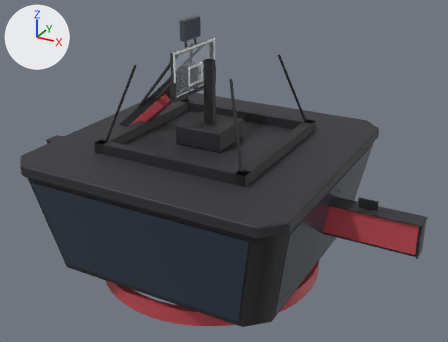
Renders of the glTF model src/ui/live/court3d/models/arena.glb from each side of a commit.
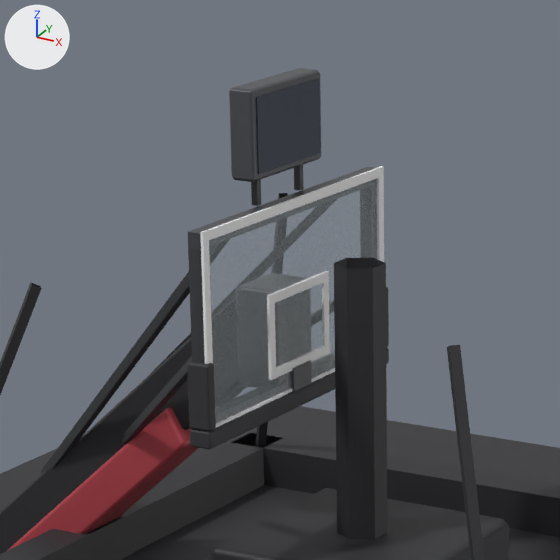
The first picture shows the older version from a 50 mm lens placed at (23.3, -40.1, 23.2), pointed at (1.3, -0.1, 3.2). The close-ups show the older and then the newer version on the part from 28% to 57% of the width and 0% to 37% of the height of that picture. Only the edits that show in the close-ups are written down. Every picture has the same lights, and +X, +Y and +Z are marked at upper left. Vertices at exactly the same position are counted once.

The first close-up shows 'hoop', 'scoreboard'.
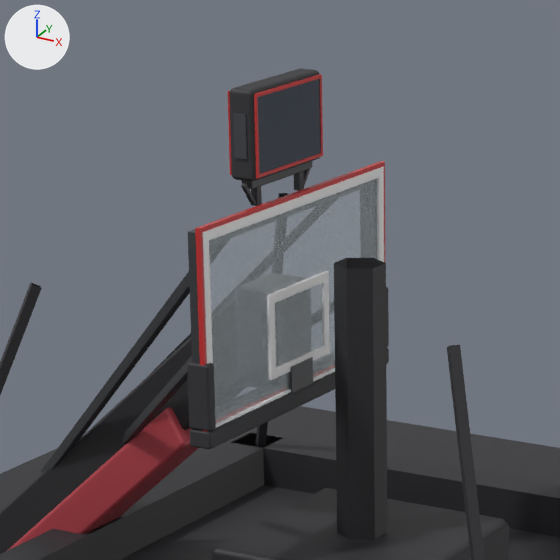
Where the change shows, as pixel boxes (x1, y1, x2, y2) in the close-ups (560 x 560 px):
```json
{"part": 1, "of": "me_hoop_001", "change": "added", "after": [286, 357, 313, 393]}
{"part": 2, "of": "me_hoop_001", "change": "added", "after": [241, 161, 312, 189]}
{"part": 3, "of": "me_hoop_001", "change": "added", "after": [304, 162, 313, 186]}
{"part": 4, "of": "me_hoop_001", "change": "added", "after": [241, 182, 256, 206]}
{"part": 5, "of": "me_hoop_001", "change": "added", "after": [258, 79, 321, 174]}
{"part": 6, "of": "me_hoop_001", "change": "built on", "before": [239, 157, 320, 206], "after": [195, 68, 385, 432]}
{"part": 7, "of": "me_hoop_001", "change": "recoloured", "before": [192, 90, 377, 368], "after": [192, 73, 377, 368]}
```

The change, as JSON lines over the scene's bpy script:
```json
{"op": "add", "block": "mat_led", "code": ["mat_led = bpy.data.materials.new('led')", "# nodes: BsdfPrincipled, Mix, OutputMaterial, VertexColor", "# colours: red #cb3030, mixed with the vertex colours"]}
{"block": "me_hoop_001", "where": "# used by ob_hoop; location = (0.0, 0.0, 0.0)"}
{"op": "remove", "block": "me_hoop_001", "code": "me_hoop_001.from_pydata(...)  # 656 vertices, 1230 faces; spans x -14.4..-1.2, y -3.1..3.1, z 0.0..15.0"}
{"op": "add", "block": "me_hoop_001", "code": "me_hoop_001.from_pydata(...)  # 1056 vertices, 1940 faces; spans x -14.4..-1.2, y -3.1..3.1, z 0.0..15.0"}
{"block": "me_hoop_001", "change": "me_hoop_001 part 1: a new loose piece, a box spanning x -1.32..-1.2, y -0.36..0.36, z 9.58..10.08, in mat_steel"}
{"block": "me_hoop_001", "change": "me_hoop_001 part 2: the loose piece of 24 vertices spanning x -1.9..-1.4, y -1.1..1.1, z 13.4..15.0 is copied, and the copy is scaled about its middle by (0.5, 0.883, 0.089), then moved by (0.0, 0.0, -0.8); it spans x -1.8..-1.5, y -1.0..1.0, z 13.3..13.5"}
{"block": "me_hoop_001", "change": "me_hoop_001 part 3: the loose piece of 8 vertices spanning x -4.9..-1.4, y 0.4..2.9, z 8.2..11.0 is copied, and the copy is scaled about its middle by (0.00054, 0.135, 0.15), then moved by (1.5, -0.7, 3.6); it spans x -1.7..-1.6, y 0.8..1.1, z 13.0..13.4"}
{"block": "me_hoop_001", "change": "me_hoop_001 part 4: the loose piece of 8 vertices spanning x -6.8..-1.3, y -2.0..-0.2, z 7.2..12.9 is copied, and the copy is scaled about its middle by (0.000122, 0.201, 0.0719), then moved by (2.4, 0.2, 3.2); it spans x -1.7..-1.6, y -1.1..-0.8, z 13.0..13.4"}
{"block": "me_hoop_001", "change": "me_hoop_001 part 5: a new loose piece, a box spanning x -1.9..-1.36, y -1.02..1.02, z 13.58..14.87, in mat_clock"}
{"block": "me_hoop_001", "change": "me_hoop_001 part 6: 8 vertices moved from x -1.7..-1.6, y -0.8..0.8, z 13.5 to x -1.7..-1.6, y -0.8..0.8, z 13.3; 2 vertices removed from x -1.4, y -1.1..1.1, z 13.4; 106 vertices added at x -1.9..-1.2, y -3.1..3.1, z 9.5..15.0"}
{"block": "me_hoop_001", "change": "me_hoop_001 part 7: 97 kept faces spanning x -10.1..-1.2, y -3.1..3.1, z 0.3..15.0 get new vertex colours"}
{"block": "me_hoop_001", "change": "other edits to the shape of me_hoop_001 do not show in these pictures"}
{"op": "add", "block": "me_hoop_001", "code": "me_hoop_001.materials.append(mat_led)"}
```
